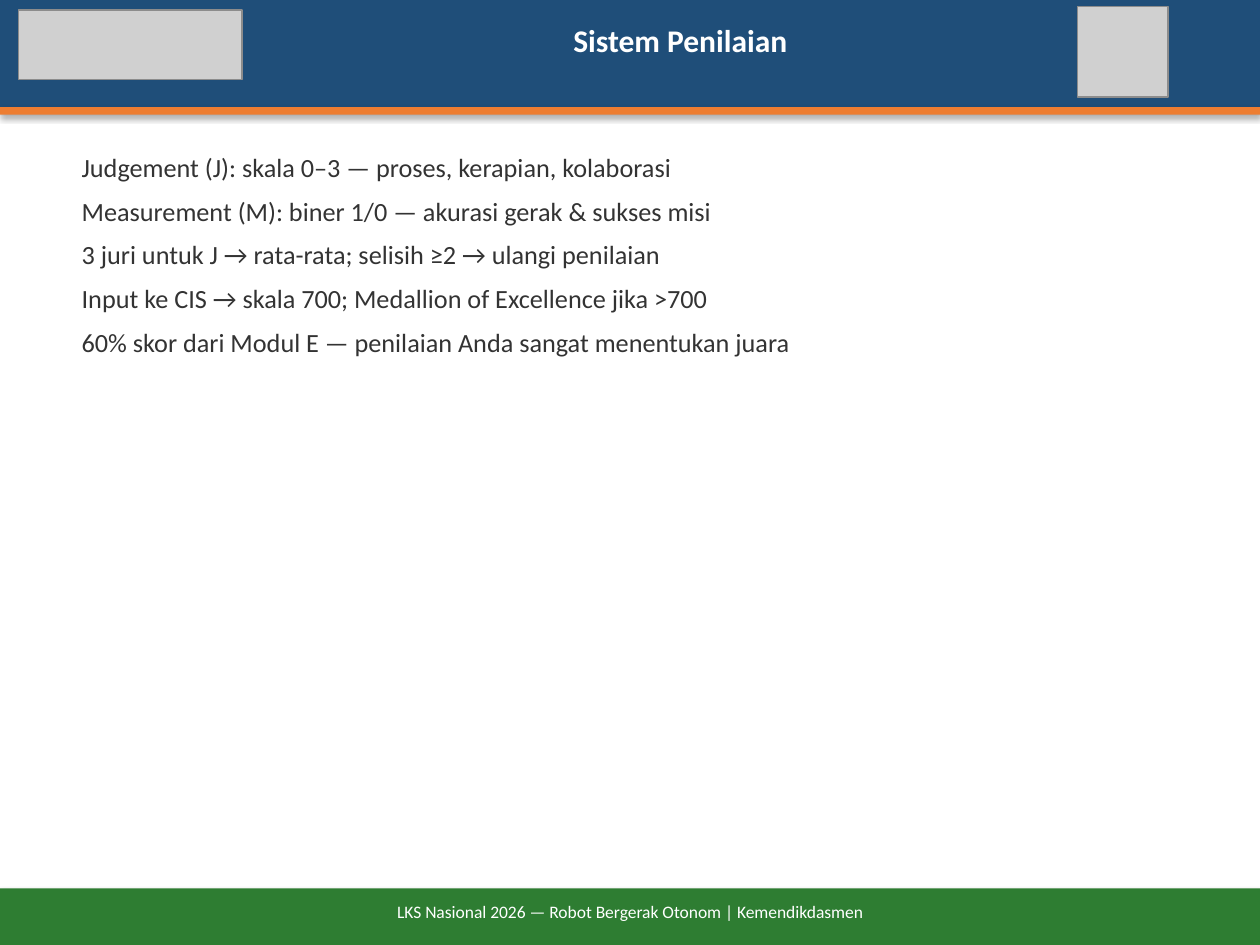
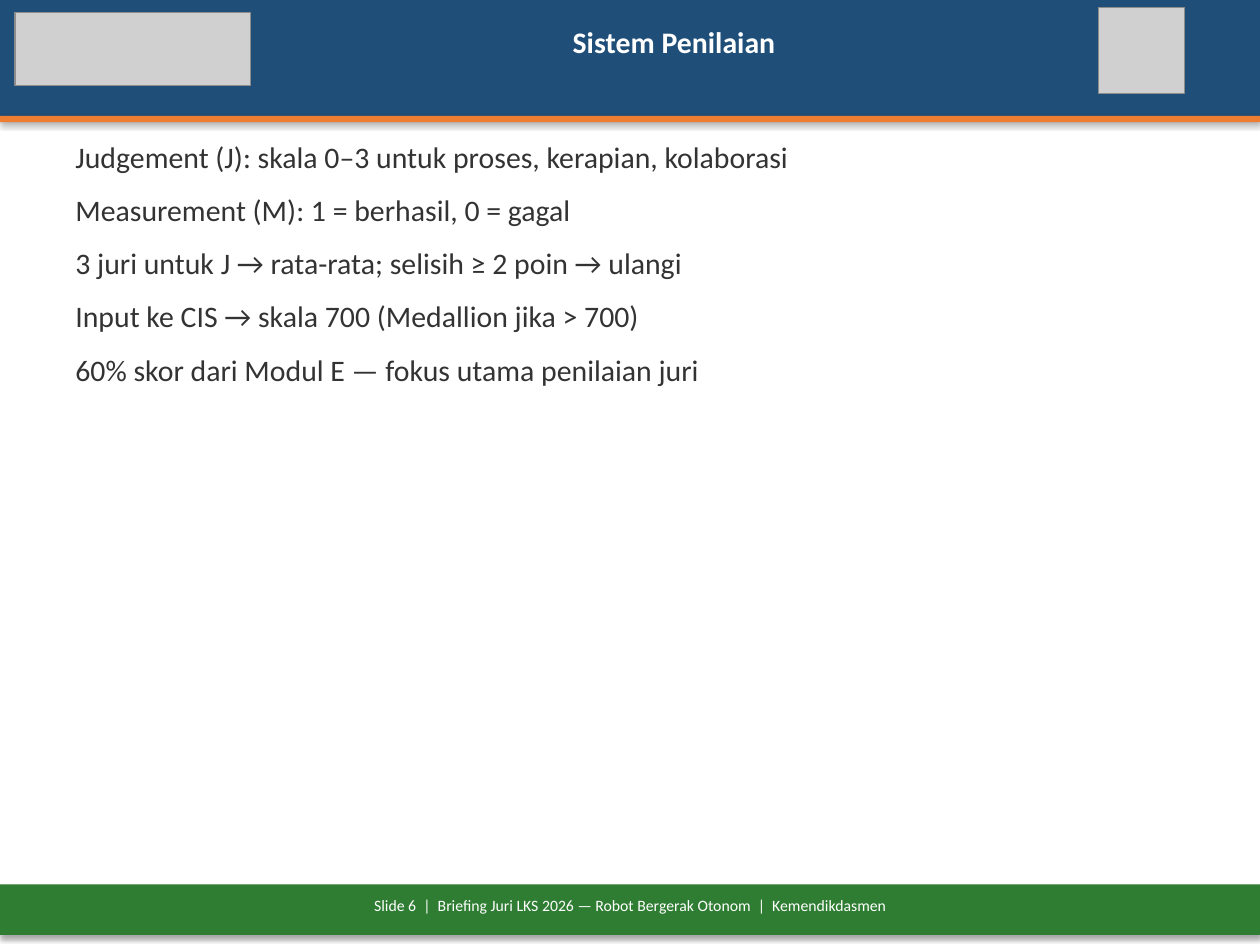
Before and after one commit to antonprafanto/LKS2026, a slide deck: slide 6 of docs/Briefing-Juri-LKS2026-Robot-Otonom.pptx (slide 5 before the commit). Drawn at 1260x945 pixels with LibreOffice and Linux fonts; fonts in the diff are those of the drawing; grey boxes stand for pictures. Boxes give left, top, right and bottom in pixels: in the first picture for what was removed or moved away, otherwise in the second. Text is boxed around its words. In the diff, an @@ line names an element or a change of style, - is before the commit and + after.

```diff
--- a/docs/Briefing-Juri-LKS2026-Robot-Otonom.pptx
+++ b/docs/Briefing-Juri-LKS2026-Robot-Otonom.pptx
@@ rectangle resized from (x1=0, y1=0, x2=1260, y2=107) to (x1=0, y1=0, x2=1260, y2=116) @@
@@ picture resized from (x1=19, y1=10, x2=242, y2=79) to (x1=15, y1=13, x2=251, y2=86) @@
@@ text "Sistem Penilaian" at (x1=573, y1=32, x2=776, y2=54): size 18 to 17 pt; more space between paragraphs @@
@@ picture resized from (x1=1077, y1=6, x2=1168, y2=97) to (x1=1099, y1=8, x2=1184, y2=93) @@
@@ rectangle moved from (x1=0, y1=107, x2=1260, y2=115) to (x1=0, y1=116, x2=1260, y2=122) @@
@@ text at (x1=75, y1=146, x2=788, y2=386): text changed; size 15 to 17 pt @@
-Judgement (J): skala 0–3 — proses, kerapian, kolaborasi
-Measurement (M): biner 1/0 — akurasi gerak & sukses misi
-3 juri untuk J → rata-rata; selisih ≥2 → ulangi penilaian
-Input ke CIS → skala 700; Medallion of Excellence jika >700
-60% skor dari Modul E — penilaian Anda sangat menentukan juara
+Judgement (J): skala 0–3 untuk proses, kerapian, kolaborasi
+Measurement (M): 1 = berhasil, 0 = gagal
+3 juri untuk J → rata-rata; selisih ≥ 2 poin → ulangi
+Input ke CIS → skala 700 (Medallion jika > 700)
+60% skor dari Modul E — fokus utama penilaian juri
@@ rectangle resized from (x1=0, y1=888, x2=1260, y2=945) to (x1=0, y1=885, x2=1260, y2=935) @@
@@ text at (x1=374, y1=900, x2=886, y2=914): text changed; size 10 to 9 pt @@
-LKS Nasional 2026 — Robot Bergerak Otonom | Kemendikdasmen
+Slide 6 | Briefing Juri LKS 2026 — Robot Bergerak Otonom | Kemendikdasmen
```
Also in this commit, not shown: 16 other slides changed, 6 slides added, 3 slides removed, 2 other files.
